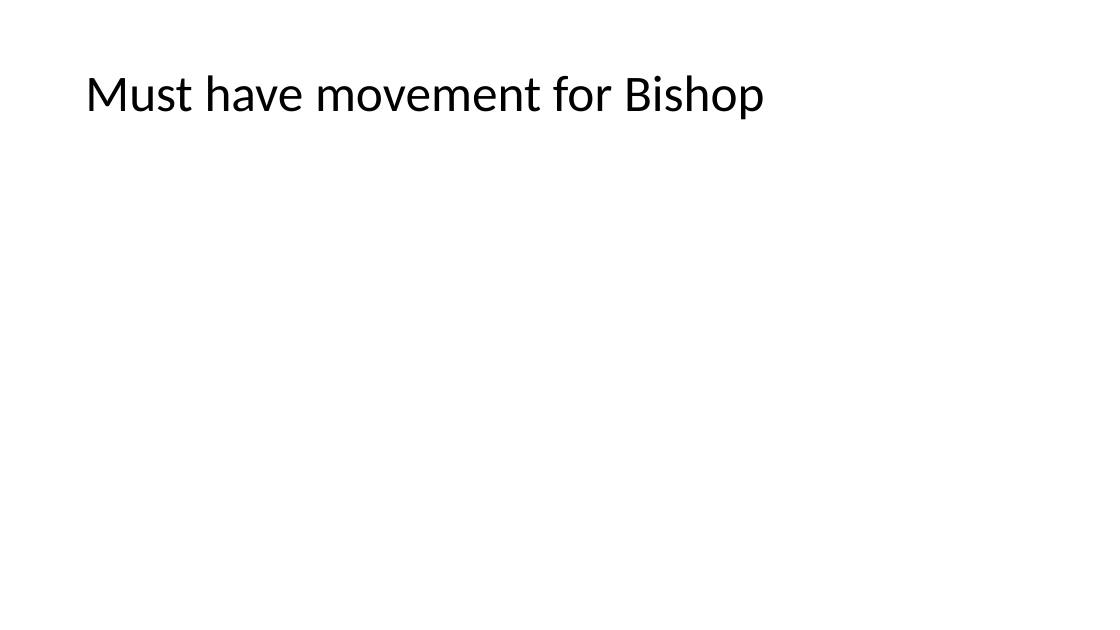
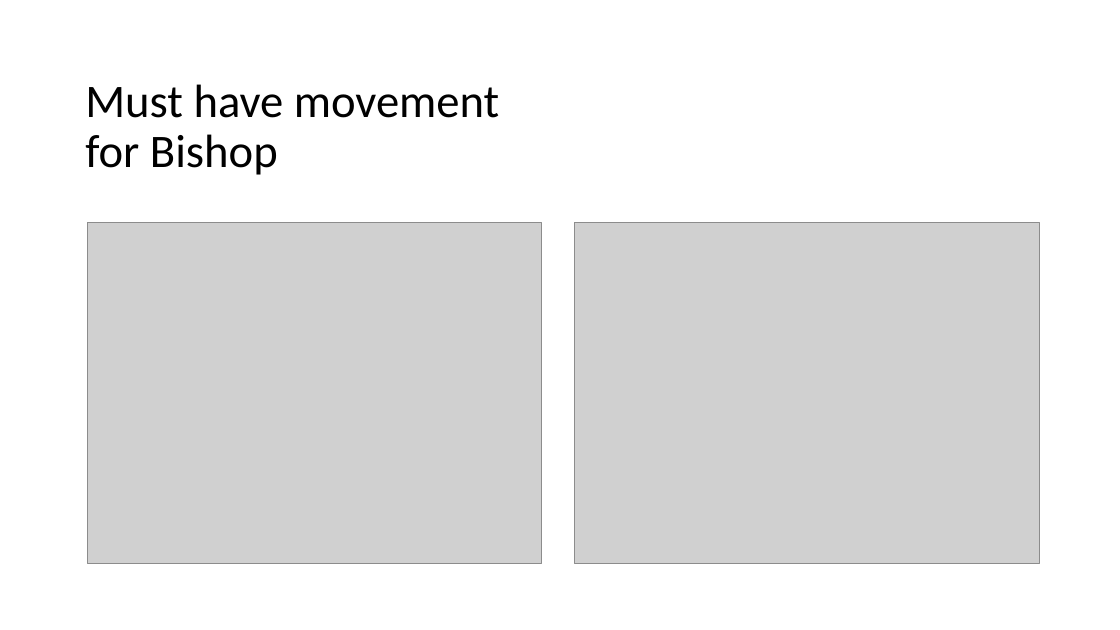
Before and after one commit to KeaganErasmus/BCDE222-C-, a slide deck: slide 12 of Presentation.pptx (slide 8 before the commit). Drawn at 1120x630 pixels with LibreOffice and Linux fonts; fonts in the diff are those of the drawing; grey boxes stand for pictures. Boxes give left, top, right and bottom in pixels: in the first picture for what was removed or moved away, otherwise in the second. Text is boxed around its words. In the diff, an @@ line names an element or a change of style, - is before the commit and + after.

```diff
--- a/Presentation.pptx
+++ b/Presentation.pptx
@@ title "Must have movement for Bishop": place and size @@
-title "Must have movement for Bishop" at box(85, 75, 765, 120)
+title "Must have movement for Bishop" at box(85, 84, 499, 175)
@@ title "Must have movement for Bishop" at box(85, 84, 499, 175): size 44 to 40 pt @@
@@ picture added at box(87, 223, 542, 564) @@
@@ picture added at box(574, 223, 1039, 564) @@
```
Also in this commit, not shown: 6 other slides changed, 6 slides added, 23 other files.
